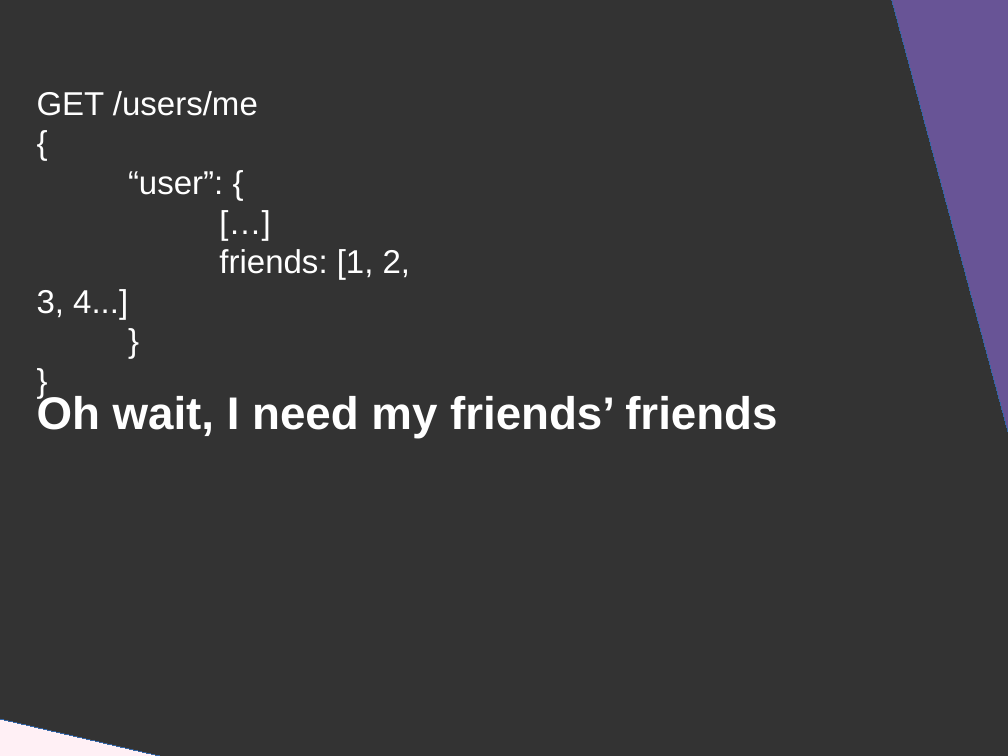
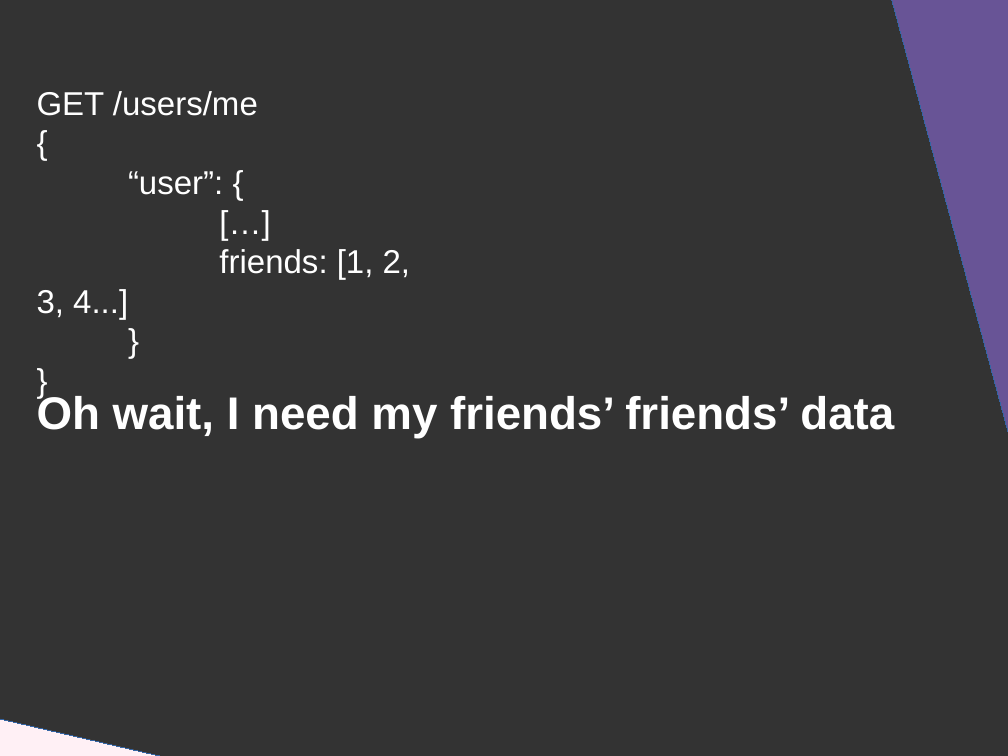
Before and after one commit to DanYellow/presentations, a slide deck: slide 13 of graphql/presentation.odp. Drawn at 1008x756 pixels with LibreOffice and Linux fonts; fonts in the diff are those of the drawing. Boxes give left, top, right and bottom in pixels: in the first picture for what was removed or moved away, otherwise in the second. Text is boxed around its words. In the diff, an @@ line names an element or a change of style, - is before the commit and + after.

```diff
--- a/graphql/presentation.odp
+++ b/graphql/presentation.odp
@@ title at box(37, 393, 894, 438): text changed @@
-Oh wait, I need my friends’ friends
+Oh wait, I need my friends’ friends’ data
```
Also in this commit, not shown: 2 other slides changed, 1 slide added, 1 other file.
